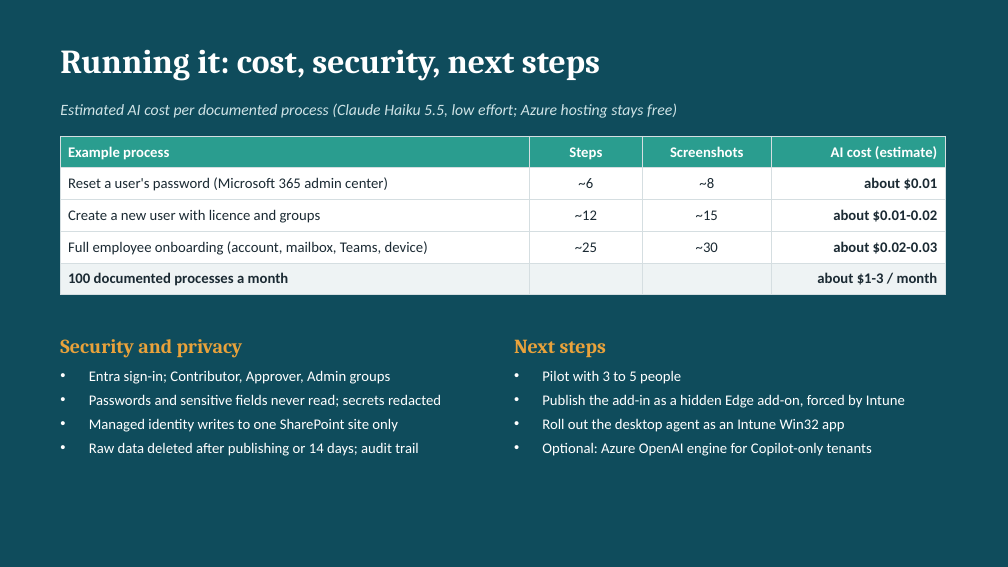
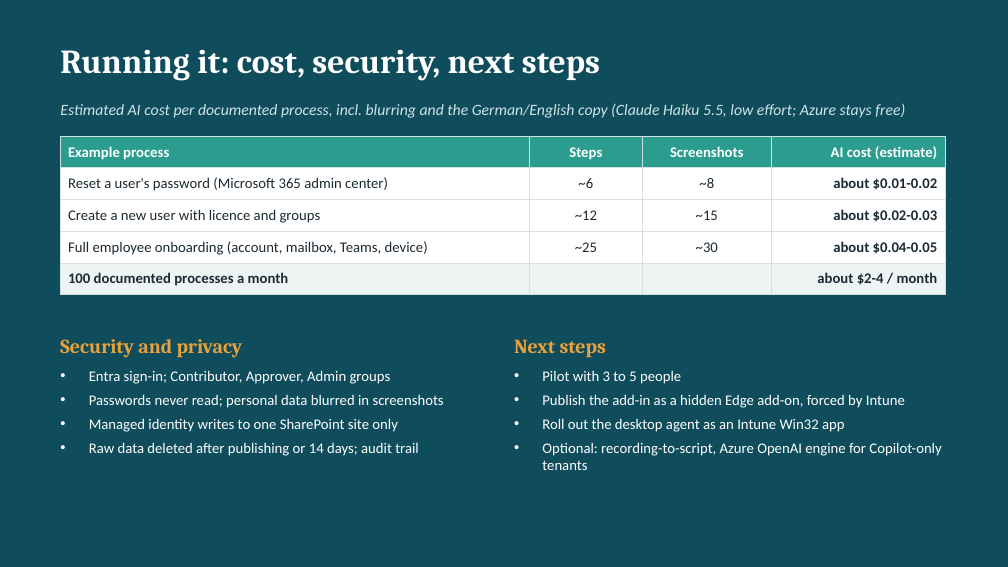
Before and after one commit to traistacristian/process-documentation-agent, a slide deck: slide 5 of docs/Process-Documentation-Agent-Overview.pptx. Drawn at 1008x567 pixels with LibreOffice and Linux fonts; fonts in the diff are those of the drawing. Boxes give left, top, right and bottom in pixels: in the first picture for what was removed or moved away, otherwise in the second. Text is boxed around its words. In the diff, an @@ line names an element or a change of style, - is before the commit and + after.

```diff
--- a/docs/Process-Documentation-Agent-Overview.pptx
+++ b/docs/Process-Documentation-Agent-Overview.pptx
@@ text at bbox=[60, 104, 905, 118]: text changed @@
-Estimated AI cost per documented process (Claude Haiku 5.5, low effort; Azure hosting stays free)
+Estimated AI cost per documented process, incl. blurring and the German/English copy (Claude Haiku 5.5, low effort; Azure stays free)
@@ table at bbox=[60, 136, 945, 290] @@
-row 2, column 4: about $0.01
+row 2, column 4: about $0.01-0.02
-row 3, column 4: about $0.01-0.02
+row 3, column 4: about $0.02-0.03
-row 4, column 4: about $0.02-0.03
+row 4, column 4: about $0.04-0.05
-row 5, column 4: about $1-3 / month
+row 5, column 4: about $2-4 / month
@@ text at bbox=[89, 394, 444, 408]: text changed @@
-• Passwords and sensitive fields never read; secrets redacted
+• Passwords never read; personal data blurred in screenshots
@@ text at bbox=[542, 442, 941, 470]: text changed @@
-• Optional: Azure OpenAI engine for Copilot-only tenants
+• Optional: recording-to-script, Azure OpenAI engine for Copilot-only tenants
```
Also in this commit, not shown: 3 other slides changed.
